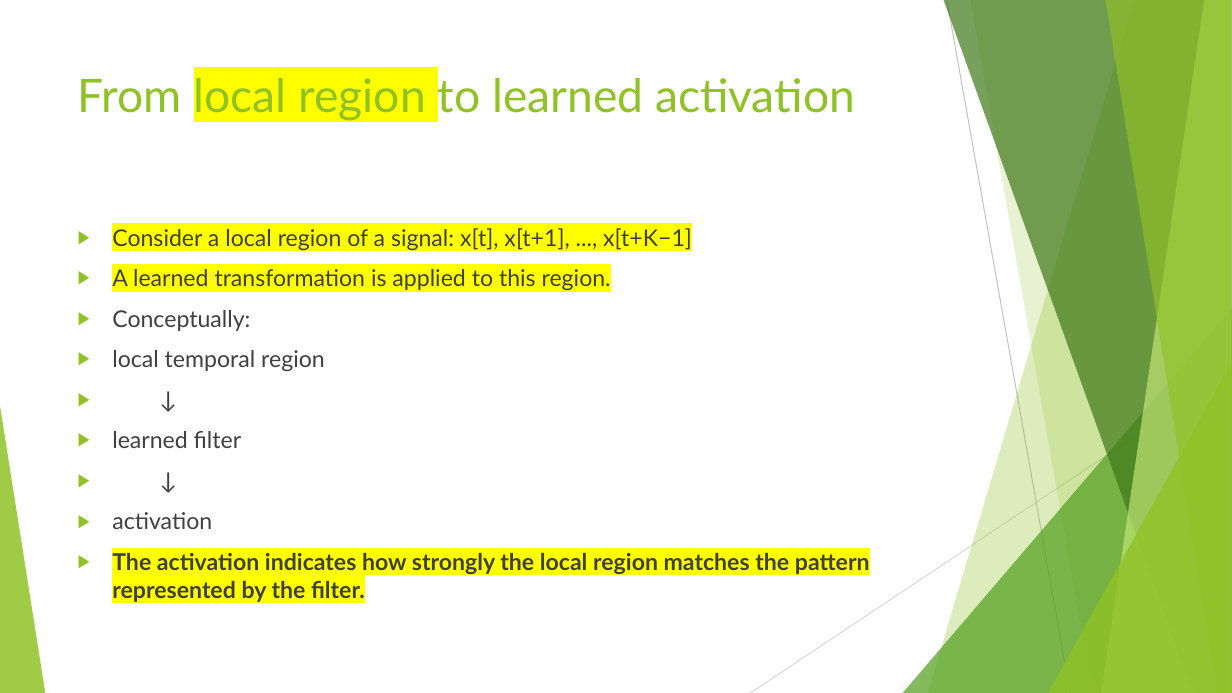
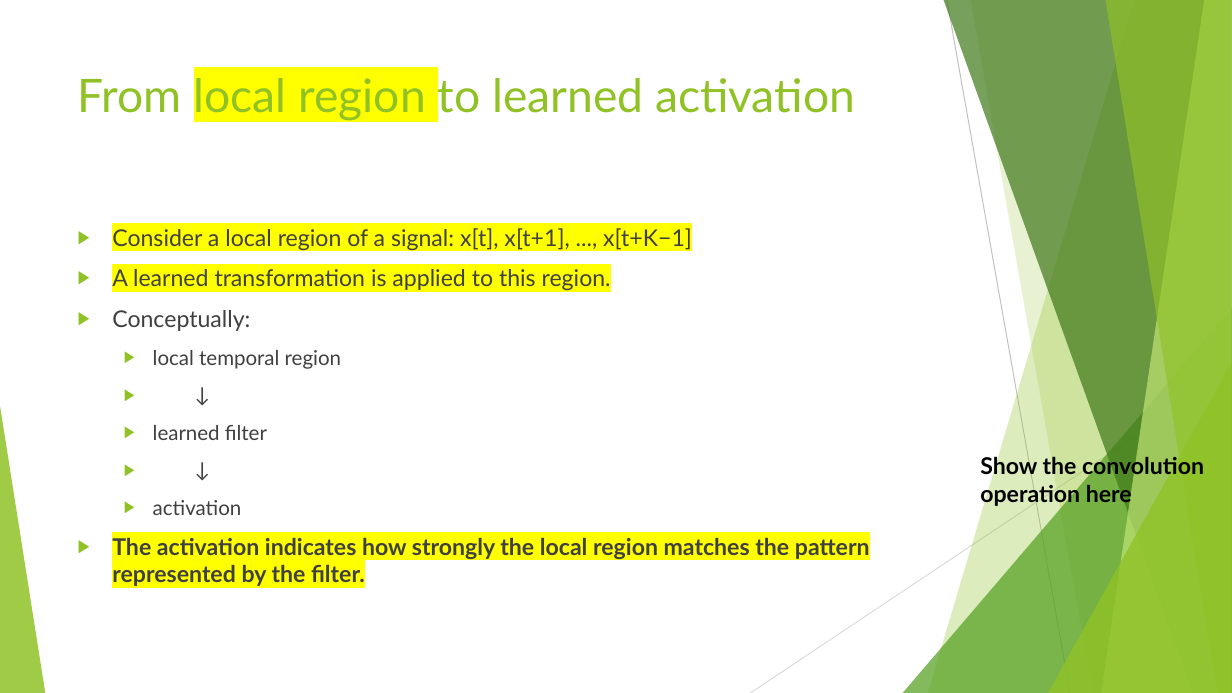
Before and after one commit to FranzGH/timeseries, a slide deck: slide 7 of Slides/05 CNNs.pptx. Drawn at 1232x693 pixels with LibreOffice and Linux fonts; fonts in the diff are those of the drawing. Boxes give left, top, right and bottom in pixels: in the first picture for what was removed or moved away, otherwise in the second. Text is boxed around its words. In the diff, an @@ line names an element or a change of style, - is before the commit and + after.

```diff
--- a/Slides/05 CNNs.pptx
+++ b/Slides/05 CNNs.pptx
@@ text at [153,350,341,515]: size 18 to 16 pt in "local temporal region", "↓", "learned filter", "↓" and 1 more places; list level 1 to 2 in "local temporal region"; list level 1 to 2 in "↓"; list level 1 to 2 in "learned filter"; list level 1 to 2 in "activation" @@
@@ text added at [980,454,1204,508], 18 pt, text #000000, bold @@
+Show the convolution operation here
```
Also in this commit, not shown: 32 other slides changed, 1 slide added, 5 other files.
